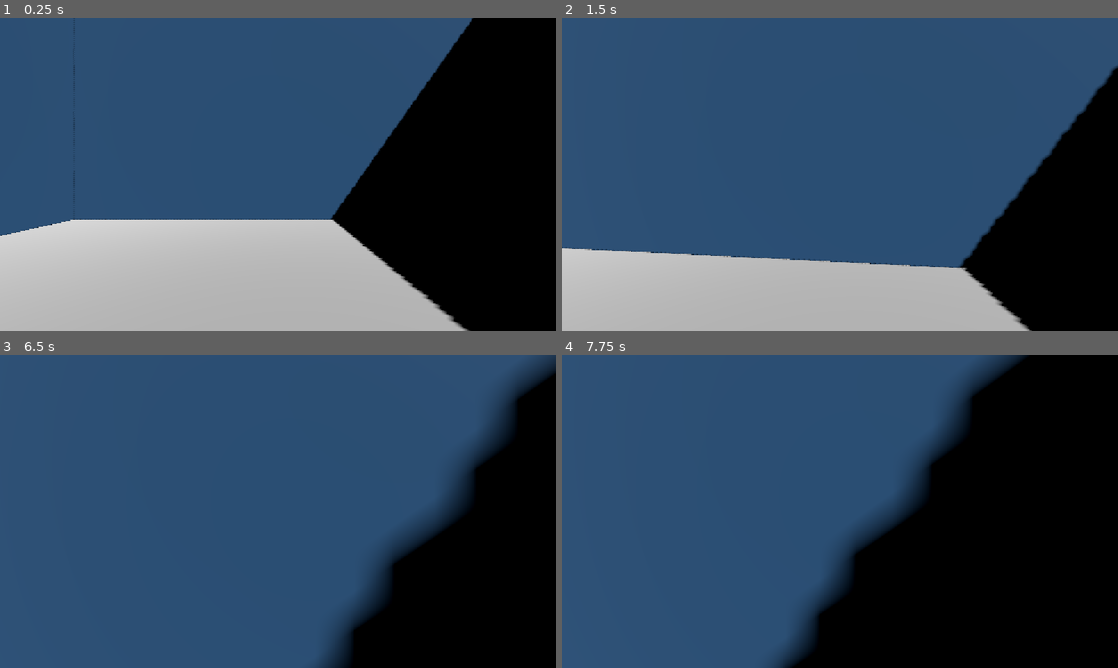
Above: before the commit, frames 1-4 (two rows, left to right).
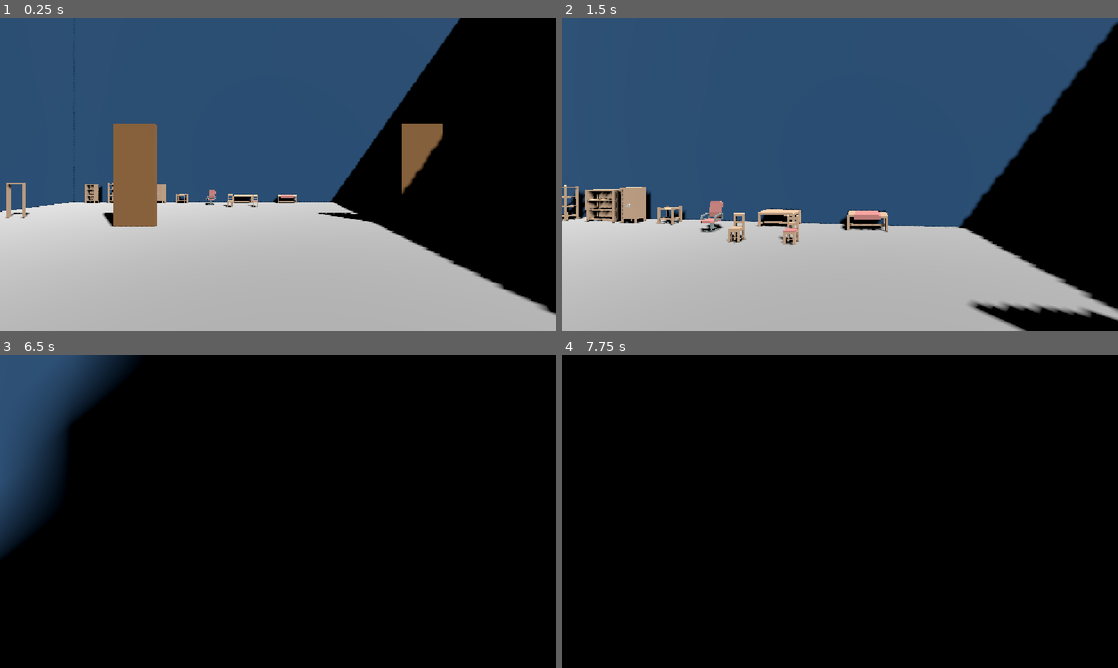
Above: after the commit, the same moments.

Repository: caiodevlab/escape-room-3D
Game: Godot game, scene res://scenes/test_room.tscn
Two runs of this game, one before a commit and one after it. Both use one fixed random seed, a clock stepped at 60 frames per second and the inputs below.
Inputs (mouse positions are in pixels of both pictures, inside the frame that each line leads up to):
- Up to frame 1 (0.25 s): no input
- Up to frame 2 (1.5 s): move the mouse to (867, 174) at 0.52 s; hold E (interact, bound only after the commit) 0.53-1.28 s; hold W (move_forward) from 0.53 s (still down); move the mouse to (812, 174) at 1.27 s; tap E (interact, bound only after the commit) at 1.35 s
- Up to frame 3 (6.5 s): move the mouse to (289, 505) at 2.02 s; hold E (interact, bound only after the commit) 2.03-2.78 s; tap Enter at 2.75, 4.25, 5.75 s; move the mouse to (272, 517) at 2.77 s; tap E (interact, bound only after the commit) at 2.85, 4.35, 5.85 s; tap Space at 3.5, 5 s; move the mouse to (316, 514) at 3.52 s; hold E (interact, bound only after the commit) 3.53-4.28 s; move the mouse to (233, 508) at 4.27 s; move the mouse to (283, 511) at 5.02 s; hold E (interact, bound only after the commit) 5.03-5.78 s; move the mouse to (255, 505) at 5.77 s; release W (move_forward) at 5.78 s; hold D (move_right) from 5.78 s (still down)
- Up to frame 4 (7.75 s): move the mouse to (867, 511) at 6.52 s; release D (move_right) at 6.53 s; hold E (interact, bound only after the commit) 6.53-7.28 s; hold W (move_forward) from 6.53 s (still down); tap Space at 7.25 s; move the mouse to (812, 511) at 7.27 s; tap E (interact, bound only after the commit) at 7.35 s

The runs differ from the first frame. In frame 1, 14% of the frame differs, in the area x 0-100%, y 0-100%; in frame 2, 19%; in frame 3, 77%; in frame 4, 61%.

Commit message:
Objetos e interações

Diff:
--- a/project.godot
+++ b/project.godot
@@ -163,6 +163,11 @@
 , Object(InputEventKey,"resource_local_to_scene":false,"resource_name":"","device":-1,"window_id":0,"alt_pressed":false …(186 unchanged characters)…
 ]
 }
+interact={
+"deadzone": 0.5,
+"events": [Object(InputEventKey,"resource_local_to_scene":false,"resource_name":"","device":-1,"window_id":0,"alt_pressed":false,"shift_pressed":false,"ctrl_pressed":false,"meta_pressed":false,"pressed":false,"keycode":0,"physical_keycode":69,"key_label":0,"unicode":69,"location":0,"echo":false,"script":null)
+]
+}
 
 [physics]
 
--- /dev/null
+++ b/scenes/door.tscn
@@ -0,0 +1,28 @@
+[gd_scene load_steps=5 format=3 uid="uid://b1d2o3o4r5s6t7"]
+
+[ext_resource type="Script" path="res://scripts/door.gd" id="1_door_script"]
+
+[sub_resource type="BoxMesh" id="BoxMesh_door_panel"]
+size = Vector3(1.0, 2.5, 0.1)
+
+[sub_resource type="BoxShape3D" id="BoxShape3D_door_collision"]
+size = Vector3(1.0, 2.5, 0.1)
+
+[sub_resource type="StandardMaterial3D" id="StandardMaterial3D_door_default"]
+albedo_color = Color(0.7, 0.5, 0.3, 1)
+
+[node name="Door" type="StaticBody3D"]
+script = ExtResource("1_door_script")
+collision_layer = 1
+collision_mask = 1
+
+[node name="DoorPivot" type="Node3D" parent="."]
+
+[node name="MeshInstance3D" type="MeshInstance3D" parent="DoorPivot"]
+transform = Transform3D(1, 0, 0, 0, 1, 0, 0, 0, 1, 0.5, 1.25, 0)
+mesh = SubResource("BoxMesh_door_panel")
+surface_material_override/0 = SubResource("StandardMaterial3D_door_default")
+
+[node name="CollisionShape3D" type="CollisionShape3D" parent="."]
+transform = Transform3D(1, 0, 0, 0, 1, 0, 0, 0, 1, 0.5, 1.25, 0)
+shape = SubResource("BoxShape3D_door_collision")
--- a/scenes/player.tscn
+++ b/scenes/player.tscn
@@ -1,14 +1,36 @@
-[gd_scene load_steps=3 format=3 uid="uid://d1c2k3l4m5n6o7"]
+[gd_scene load_steps=2 format=3 uid="uid://d1c2k3l4m5n6o7"]
 
 [ext_resource type="Script" path="res://scripts/player.gd" id="1_v1v1v"]
 
-[sub_resource type="CapsuleShape3D" id="CapsuleShape3D_o3b08"]
-
 [node name="Player" type="CharacterBody3D"]
 script = ExtResource("1_v1v1v")
+collision_layer = 1
+collision_mask = 1
 
-[node name="CollisionShape3D" type="CollisionShape3D" parent="./"]
-shape = SubResource("CapsuleShape3D_o3b08")
+[node name="CollisionShape3D" type="CollisionShape3D" parent="."]
 
-[node name="Camera3D" type="Camera3D" parent="./"]
-transform = Transform3D(1, 0, 0, 0, 1, 0, 0, 0, 1, 0, 0.6, 0)
+[node name="Camera3D" type="Camera3D" parent="."]
+current = true
+
+[node name="RayCast3D" type="RayCast3D" parent="Camera3D"]
+enabled = true
+target_position = Vector3(0, 0, -3)
+
+[node name="HUD" type="CanvasLayer" parent="."]
+
+[node name="InteractionMessage" type="Label" parent="HUD"]
+anchors_preset = 3
+anchor_left = 1.0
+anchor_top = 1.0
+anchor_right = 1.0
+anchor_bottom = 1.0
+offset_left = -280.0
+offset_top = -80.0
+offset_right = -20.0
+offset_bottom = -20.0
+grow_horizontal = 0
+grow_vertical = 0
+text = ""
+horizontal_alignment = 2
+vertical_alignment = 1
+theme_override_font_sizes/font_size = 22
--- a/scenes/test_room.tscn
+++ b/scenes/test_room.tscn
@@ -1,6 +1,22 @@
-[gd_scene format=3 uid="uid://dvjorwjfx81et"]
+[gd_scene load_steps=32 format=3 uid="uid://dvjorwjfx81et"]
 
 [ext_resource type="PackedScene" uid="uid://slumqsci0boy" path="res://scenes/player.tscn" id="1_player"]
+[ext_resource type="PackedScene" uid="uid://b1d2o3o4r5s6t7" path="res://scenes/door.tscn" id="2_door"]
+[ext_resource type="PackedScene" uid="uid://bkso6kt6gh2aq" path="res://assets/modelos/bench.glb" id="3_bench"]
+[ext_resource type="PackedScene" uid="uid://dofbldwlkd3fp" path="res://assets/modelos/bookcaseClosed.glb" id="4_bookcase"]
+[ext_resource type="PackedScene" uid="uid://cyiik2d7g6uj6" path="res://assets/modelos/bookcaseOpen.glb" id="5_bookcase_open"]
+[ext_resource type="PackedScene" uid="uid://cfydk3j66u0d8" path="res://assets/modelos/chair.glb" id="6_chair"]
+[ext_resource type="PackedScene" uid="uid://bk145mnlngx5e" path="res://assets/modelos/chairModernCushion.glb" id="7_chair_modern"]
+[ext_resource type="PackedScene" uid="uid://cvx4gk3ct4tsr" path="res://assets/modelos/table.glb" id="8_table"]
+[ext_resource type="PackedScene" uid="uid://cy7lecp8r6xvi" path="res://assets/modelos/tableCoffee.glb" id="9_table_coffee"]
+[ext_resource type="PackedScene" uid="uid://d4gnxok7ggdxd" path="res://assets/modelos/books.glb" id="10_books"]
+[ext_resource type="PackedScene" uid="uid://bevx0kuy8nmep" path="res://assets/modelos/chairCushion.glb" id="11_chair_cushion"]
+[ext_resource type="PackedScene" uid="uid://bllmv1dbhbn75" path="res://assets/modelos/chairDesk.glb" id="12_chair_desk"]
+[ext_resource type="PackedScene" uid="uid://da2dnp2ipiuj4" path="res://assets/modelos/bookcaseClosedWide.glb" id="13_bookcase_wide"]
+[ext_resource type="PackedScene" uid="uid://bnwt0d6k7c77o" path="res://assets/modelos/bookcaseClosedDoors.glb" id="14_bookcase_doors"]
+[ext_resource type="PackedScene" uid="uid://ysq84fv5cvfp" path="res://assets/modelos/bookcaseOpenLow.glb" id="15_bookcase_low"]
+[ext_resource type="PackedScene" uid="uid://cvq6c7dxixp0t" path="res://assets/modelos/tableCloth.glb" id="16_table_cloth"]
+[ext_resource type="PackedScene" uid="uid://c5euos8haobrc" path="res://assets/modelos/doorwayOpen.glb" id="17_doorway_open"]
 
 [sub_resource type="StandardMaterial3D" id="StandardMaterial3D_floor_material"]
 albedo_color = Color(0.8, 0.8, 0.8, 1)
@@ -9,7 +25,7 @@
 size = Vector2(20, 20)
 
 [sub_resource type="BoxShape3D" id="BoxShape3D_floor_collision"]
-size = Vector3(20, 1, 20)
+size = Vector3(20, 0.05, 20)
 
 [sub_resource type="StandardMaterial3D" id="StandardMaterial3D_wall_material"]
 albedo_color = Color(0.2, 0.4, 0.6, 1)
@@ -29,6 +45,7 @@
 mesh = SubResource("PlaneMesh_floor")
 
 [node name="CollisionShape3D" type="CollisionShape3D" parent="Floor" unique_id=754706664]
+transform = Transform3D(1, 0, 0, 0, 1, 0, 0, 0, 1, 0, 0.025, 0)
 shape = SubResource("BoxShape3D_floor_collision")
 
 [node name="Wall1" type="StaticBody3D" parent="." unique_id=546392765]
@@ -76,4 +93,63 @@
 shadow_enabled = true
 
 [node name="Player" parent="." unique_id=878692567 instance=ExtResource("1_player")]
-transform = Transform3D(1, 0, 0, 0, 1, 0, 0, 0, 1, 0, 1.5, 0)
+transform = Transform3D(1, 0, 0, 0, 1, 0, 0, 0, 1, 0, 0, 0)
+
+[node name="Door1" parent="." instance=ExtResource("2_door")]
+transform = Transform3D(1, 0, 0, 0, 1, 0, 0, 0, 1, 3, 0, -5)
+
+[node name="Door2" parent="." instance=ExtResource("2_door")]
+transform = Transform3D(-1, 0, -8.74228e-08, 0, 1, 0, 8.74228e-08, 0, -1, -3, 0, -5)
+
+[node name="bookcaseClosed" parent="." instance=ExtResource("4_bookcase")]
+transform = Transform3D(1, 0, 0, 0, 1, 0, 0, 0, 1, -8.5, 0, -9)
+
+[node name="bookcaseOpen" parent="." instance=ExtResource("5_bookcase_open")]
+transform = Transform3D(1, 0, 0, 0, 1, 0, 0, 0, 1, -7.5, 0, -9)
+
+[node name="bookcaseClosedWide" parent="." instance=ExtResource("13_bookcase_wide")]
+transform = Transform3D(1, 0, 0, 0, 1, 0, 0, 0, 1, -6.5, 0, -9)
+
+[node name="bookcaseClosedDoors" parent="." instance=ExtResource("14_bookcase_doors")]
+transform = Transform3D(1, 0, 0, 0, 1, 0, 0, 0, 1, -5.5, 0, -9)
+
+[node name="bookcaseOpenLow" parent="." instance=ExtResource("15_bookcase_low")]
+transform = Transform3D(1, 0, 0, 0, 1, 0, 0, 0, 1, -4.5, 0, -9)
+
+[node name="table" parent="." instance=ExtResource("8_table")]
+transform = Transform3D(1, 0, 0, 0, 1, 0, 0, 0, 1, -2, 0, -9)
+
+[node name="chair" parent="." instance=ExtResource("6_chair")]
+transform = Transform3D(1, 0, 0, 0, 1, 0, 0, 0, 1, -2, 0, -8)
+
+[node name="chairCushion" parent="." instance=ExtResource("11_chair_cushion")]
+transform = Transform3D(1, 0, 0, 0, 1, 0, 0, 0, 1, -1, 0, -8)
+
+[node name="chairDesk" parent="." instance=ExtResource("12_chair_desk")]
+transform = Transform3D(1, 0, 0, 0, 1, 0, 0, 0, 1, -3, 0, -8.5)
+
+[node name="tableCloth" parent="." instance=ExtResource("16_table_cloth")]
+transform = Transform3D(1, 0, 0, 0, 1, 0, 0, 0, 1, 0, 0, -9)
+
+[node name="sofa_area" type="Node3D" parent="."]
+
+[node name="tableCoffee" parent="sofa_area" instance=ExtResource("9_table_coffee")]
+transform = Transform3D(1, 0, 0, 0, 1, 0, 0, 0, 1, 0, 0, 5)
+
+[node name="chairModern1" parent="sofa_area" instance=ExtResource("7_chair_modern")]
+transform = Transform3D(1, 0, 0, 0, 1, 0, 0, 0, 1, -1.5, 0, 5)
+
+[node name="chairModern2" parent="sofa_area" instance=ExtResource("7_chair_modern")]
+transform = Transform3D(-4.37114e-08, 0, -1, 0, 1, 0, 1, 0, -4.37114e-08, 1.5, 0, 5)
+
+[node name="bench" parent="." instance=ExtResource("3_bench")]
+transform = Transform3D(1, 0, 0, 0, 1, 0, 0, 0, 1, 3, 0, 2)
+
+[node name="books1" parent="." instance=ExtResource("10_books")]
+transform = Transform3D(1, 0, 0, 0, 1, 0, 0, 0, 1, 0, 0, 0)
+
+[node name="doorwayOpen1" parent="." instance=ExtResource("17_doorway_open")]
+transform = Transform3D(1, 0, 0, 0, 1, 0, 0, 0, 1, -8, 0, -6)
+
+[node name="doorwayOpen2" parent="." instance=ExtResource("17_doorway_open")]
+transform = Transform3D(-4.37114e-08, 0, -1, 0, 1, 0, 1, 0, -4.37114e-08, 8, 0, -6)
--- /dev/null
+++ b/scripts/door.gd
@@ -0,0 +1,188 @@
+extends Node3D
+class_name Door
+const Interactable = preload("res://scripts/interactable.gd")
+
+signal interacted
+
+## Script de porta com estados: trancada, destrancada, aberta, fechada
+## Suporta sistema de chave e sistema de desafio
+
+enum DoorState { CLOSED, OPEN, LOCKED, UNLOCKED }
+enum InteractionType { NONE, KEY, CHALLENGE, BOTH }
+
+@export var state: DoorState = DoorState.CLOSED
+@export var interaction_type: InteractionType = InteractionType.NONE
+@export var required_key_id: String = ""
+@export var required_challenge_id: String = ""
+
+@export var open_angle_degrees: float = 90.0
+@export var open_speed: float = 2.0
+@export var closed_rotation: Vector3 = Vector3.ZERO
+@export var open_rotation: Vector3 = Vector3.ZERO
+
+@export var lock_color: Color = Color(0.8, 0.1, 0.1)
+@export var unlocked_color: Color = Color(0.1, 0.8, 0.2)
+
+var _target_rotation: Vector3
+var _is_animating: bool = false
+var pivot: Node3D
+var door_mesh: MeshInstance3D
+
+
+func _ready() -> void:
+	add_to_group("interactive")
+
+	if has_node("DoorPivot"):
+		pivot = $DoorPivot
+	else:
+		pivot = self
+
+	if pivot.has_node("MeshInstance3D"):
+		door_mesh = pivot.get_node("MeshInstance3D")
+
+	if pivot != self:
+		closed_rotation = pivot.rotation_degrees
+
+	open_rotation = closed_rotation + Vector3(0, open_angle_degrees, 0)
+
+	if state == DoorState.OPEN:
+		pivot.rotation_degrees = open_rotation
+	elif state == DoorState.CLOSED or state == DoorState.LOCKED or state == DoorState.UNLOCKED:
+		pivot.rotation_degrees = closed_rotation
+
+	_update_visual_state()
+
+
+func _update_visual_state() -> void:
+	## Atualiza a aparência visual conforme o estado
+	if not door_mesh:
+		return
+
+	var mat = StandardMaterial3D.new()
+
+	match state:
+		DoorState.LOCKED:
+			mat.albedo_color = lock_color
+			mat.emission_enabled = true
+			mat.emission = lock_color * 0.3
+		DoorState.UNLOCKED:
+			mat.albedo_color = unlocked_color
+			mat.emission_enabled = true
+			mat.emission = unlocked_color * 0.3
+		DoorState.OPEN:
+			mat.albedo_color = Color(0.5, 0.5, 0.5)
+		_:
+			mat.albedo_color = Color(0.7, 0.5, 0.3)
+
+	door_mesh.set_surface_override_material(0, mat)
+
+
+func _process(delta: float) -> void:
+	## Anima a abertura/fechamento da porta
+	if _is_animating:
+		pivot.rotation_degrees = pivot.rotation_degrees.lerp(_target_rotation, open_speed * delta)
+
+		if pivot.rotation_degrees.distance_to(_target_rotation) < 0.5:
+			pivot.rotation_degrees = _target_rotation
+			_is_animating = false
+
+			if state == DoorState.OPEN:
+				_update_visual_state()
+
+
+func interact(player: Node3D) -> void:
+	## Chamado quando jogador interage com a porta
+	match state:
+		DoorState.LOCKED:
+			_try_unlock(player)
+		DoorState.UNLOCKED, DoorState.CLOSED:
+			_open()
+		DoorState.OPEN:
+			_close()
+
+	interacted.emit()
+	print("Door: %s interacted" % name)
+
+
+func _try_unlock(player: Node3D) -> void:
+	## Tenta destrancar a porta com chave ou desafio
+	var can_unlock = false
+
+	if interaction_type == InteractionType.KEY or interaction_type == InteractionType.BOTH:
+		can_unlock = _has_required_key(player)
+
+	if interaction_type == InteractionType.CHALLENGE or interaction_type == InteractionType.BOTH:
+		can_unlock = can_unlock or _has_completed_challenge(player)
+
+	if can_unlock:
+		state = DoorState.UNLOCKED
+		_update_visual_state()
+		_open()
+		print("Door: %s destrancada e aberta" % name)
+	else:
+		print("Door: %s trancada. Necessário: %s" % [name, _get_required_text()])
+		_play_locked_feedback()
+
+
+func _has_required_key(player: Node3D) -> bool:
+	## Verifica se o jogador possui a chave necessária
+	if not required_key_id.is_empty():
+		if player.has_method("has_item"):
+			return player.has_item(required_key_id)
+		if "inventory" in player:
+			return required_key_id in player.inventory
+	return false
+
+
+func _has_completed_challenge(player: Node3D) -> bool:
+	## Verifica se o desafio necessário foi completado
+	if not required_challenge_id.is_empty():
+		if player.has_method("is_challenge_complete"):
+			return player.is_challenge_complete(required_challenge_id)
+		if "completed_challenges" in player:
+			return required_challenge_id in player.completed_challenges
+	return false
+
+
+func _get_required_text() -> String:
+	## Retorna texto descritivo do que é necessário
+	var reqs = []
+	if interaction_type == InteractionType.KEY or interaction_type == InteractionType.BOTH:
+		if not required_key_id.is_empty():
+			reqs.append("Chave: %s" % required_key_id)
+	if interaction_type == InteractionType.CHALLENGE or interaction_type == InteractionType.BOTH:
+		if not required_challenge_id.is_empty():
+			reqs.append("Desafio: %s" % required_challenge_id)
+	return ", ".join(reqs) if reqs else "Nada"
+
+
+func _open() -> void:
+	## Abre a porta
+	state = DoorState.OPEN
+	_target_rotation = open_rotation
+	_is_animating = true
+
+
+func _close() -> void:
+	## Fecha a porta
+	state = DoorState.CLOSED
+	_target_rotation = closed_rotation
+	_is_animating = true
+	_update_visual_state()
+
+
+func _play_locked_feedback() -> void:
+	## Feedback visual/som ao tentar abrir porta trancada
+	pass
+
+
+func unlock() -> void:
+	## Força destrancar a porta (útil para puzzles)
+	state = DoorState.UNLOCKED
+	_update_visual_state()
+
+
+func lock() -> void:
+	## Força trancar a porta
+	state = DoorState.LOCKED
+	_update_visual_state()
--- /dev/null
+++ b/scripts/interactable.gd
@@ -0,0 +1,81 @@
+extends Node3D
+class_name Interactable
+
+## Classe base para objetos interativos no Escape Room
+## Herdar desta classe para criar novos tipos de interação
+
+signal interacted
+
+@export var action_name: String = "Interact"
+@export var interaction_distance: float = 3.0
+@export var highlight_on_hover: bool = true
+
+var _is_highlighted: bool = false
+var _original_material: Material
+
+@onready var mesh: MeshInstance3D = get_node_or_null("MeshInstance3D")
+
+
+func _ready() -> void:
+	add_to_group("interactive")
+
+	if mesh and highlight_on_hover:
+		if mesh.get_surface_override_material(0):
+			_original_material = mesh.get_surface_override_material(0)
+		elif mesh.get_material():
+			_original_material = mesh.get_material()
+
+
+func _get_configuration_warnings() -> PackedStringArray:
+	var warnings: PackedStringArray = []
+	if not mesh:
+		warnings.append("MeshInstance3D não encontrado para highlight visual")
+	return warnings
+
+
+func can_interact(player: Node3D) -> bool:
+	## Verifica se o jogador está dentro da distância de interação
+	var player_pos = player.global_position
+	var my_pos = global_position
+	return player_pos.distance_to(my_pos) <= interaction_distance
+
+
+func interact(player: Node3D) -> void:
+	## Método chamado quando o jogador interage com o objeto
+	## Subclasses devem sobrescrever este método
+	interacted.emit()
+	print("Interactable: %s interacted" % name)
+
+
+func set_highlight(enabled: bool) -> void:
+	## Destaca o objeto quando o jogador olha para ele
+	if not highlight_on_hover or not mesh:
+		return
+
+	if enabled and not _is_highlighted:
+		_is_highlighted = true
+		_apply_highlight()
+	elif not enabled and _is_highlighted:
+		_is_highlighted = false
+		_remove_highlight()
+
+
+func _apply_highlight() -> void:
+	## Aplica efeito visual de destaque (outline amarelo/brilho)
+	if mesh:
+		var highlight_mat = StandardMaterial3D.new()
+		highlight_mat.albedo_color = Color(1.0, 0.9, 0.3, 1.0)
+		highlight_mat.emission_enabled = true
+		highlight_mat.emission = Color(1.0, 0.8, 0.2)
+		highlight_mat.emission_energy_multiplier = 0.5
+		highlight_mat.transparency = BaseMaterial3D.TRANSPARENCY_ALPHA
+		highlight_mat.albedo_color.a = 0.8
+		mesh.set_surface_override_material(0, highlight_mat)
+
+
+func _remove_highlight() -> void:
+	## Remove o efeito de destaque
+	if mesh and _original_material:
+		mesh.set_surface_override_material(0, _original_material)
+	elif mesh:
+		mesh.set_surface_override_material(0, null)
--- a/scripts/player.gd
+++ b/scripts/player.gd
@@ -1,23 +1,55 @@
 extends CharacterBody3D
 
-@export var speed = 5.0
-@export var mouse_sensitivity = 0.002
-@export var gravity = 9.8
+@export var speed: float = 5.0
+@export var mouse_sensitivity: float = 0.002
+@export var gravity: float = 9.8
+@export var interaction_distance: float = 3.0
 
-var camera_pitch = 0.0
+var camera_pitch: float = 0.0
+var inventory: Array[String] = []
+var completed_challenges: Array[String] = []
+var current_focused: Node = null
 
-@onready var camera = $Camera3D
+@onready var camera: Camera3D = $Camera3D
+@onready var raycast: RayCast3D = $Camera3D/RayCast3D
+@onready var interaction_prompt: Label = $HUD/InteractionMessage
+@onready var collision_shape: CollisionShape3D = $CollisionShape3D
 
-func _ready():
+
+func _ready() -> void:
 	Input.set_mouse_mode(Input.MOUSE_MODE_CAPTURED)
 
-func _input(event):
+	# Cria a collision shape com dimensões corretas
+	if collision_shape:
+		var capsule = CapsuleShape3D.new()
+		capsule.radius = 0.35
+		capsule.height = 0.4  # total height = 0.4 + 2*0.35 = 1.1
+		collision_shape.shape = capsule
+		collision_shape.position.y = 0.65  # centro do capsule mais baixo
+
+	# Posiciona a câmera no nível dos olhos
+	if camera:
+		camera.position.y = 1.6
+
+	# Configura RayCast3D se não estiver
+	if not raycast:
+		raycast = RayCast3D.new()
+		raycast.name = "RayCast3D"
+		camera.add_child(raycast)
+		raycast.enabled = true
+		raycast.target_position = Vector3(0, 0, -interaction_distance)
+		raycast.collision_mask = 1
+		raycast.collide_with_areas = false
+		raycast.collide_with_bodies = true
+
+	if interaction_prompt:
+		interaction_prompt.text = ""
+
+
+func _input(event: InputEvent) -> void:
 	if event is InputEventMouseMotion:
 		if Input.get_mouse_mode() == Input.MOUSE_MODE_CAPTURED:
-			# Rotação horizontal do corpo do jogador
 			rotate_y(-event.relative.x * mouse_sensitivity)
-
-			# Rotação vertical da câmera
 			camera_pitch += -event.relative.y * mouse_sensitivity
 			camera_pitch = clamp(camera_pitch, deg_to_rad(-90), deg_to_rad(90))
 			camera.rotation.x = camera_pitch
@@ -28,10 +60,13 @@
 		else:
 			Input.set_mouse_mode(Input.MOUSE_MODE_CAPTURED)
 
-func _physics_process(delta):
-	var input_dir = Vector3.ZERO
+	if event.is_action_pressed("interact"):
+		_try_interact()
 
-	# Movimento WASD e setas
+
+func _physics_process(delta: float) -> void:
+	var input_dir := Vector3.ZERO
+
 	if Input.is_action_pressed("move_forward"):
 		input_dir -= transform.basis.z
 	if Input.is_action_pressed("move_backward"):
@@ -41,13 +76,97 @@
 	if Input.is_action_pressed("move_right"):
 		input_dir += transform.basis.x
 
-	# Aplicar gravidade
 	if not is_on_floor():
 		velocity.y -= gravity * delta
 
-	# Mover o jogador
 	var direction = input_dir.normalized()
 	velocity.x = direction.x * speed
 	velocity.z = direction.z * speed
 
 	move_and_slide()
+	_update_focus()
+
+
+func _update_focus() -> void:
+	if not raycast:
+		return
+
+	raycast.force_raycast_update()
+
+	var new_focused: Node = null
+
+	if raycast.is_colliding():
+		var collider = raycast.get_collider()
+		new_focused = _find_interactable(collider)
+
+	if new_focused != current_focused:
+		if current_focused and current_focused.has_method("set_highlight"):
+			current_focused.set_highlight(false)
+
+		current_focused = new_focused
+
+		if current_focused:
+			if current_focused.has_method("set_highlight"):
+				current_focused.set_highlight(true)
+			_update_prompt("[E] %s" % current_focused.action_name)
+		else:
+			_update_prompt("")
+
+
+func _find_interactable(node: Node) -> Node:
+	if node == null:
+		return null
+
+	if node.is_in_group("interactive"):
+		return node
+
+	var parent = node.get_parent()
+	while parent:
+		if parent.is_in_group("interactive"):
+			return parent
+		parent = parent.get_parent()
+
+	return null
+
+
+func _try_interact() -> void:
+	if current_focused and current_focused.has_method("can_interact") and current_focused.has_method("interact"):
+		if current_focused.can_interact(self):
+			current_focused.interact(self)
+
+
+func _update_prompt(text: String) -> void:
+	if interaction_prompt:
+		interaction_prompt.text = text
+
+
+# === Inventário (para usar com portas trancadas) ===
+
+func add_item(item_id: String) -> void:
+	if not inventory.has(item_id):
+		inventory.append(item_id)
+		print("Player: item '%s' adicionado ao inventário" % item_id)
+
+
+func has_item(item_id: String) -> bool:
+	return inventory.has(item_id)
+
+
+func remove_item(item_id: String) -> bool:
+	var idx = inventory.find(item_id)
+	if idx >= 0:
+		inventory.remove_at(idx)
+		return true
+	return false
+
+
+# === Desafios (para usar com portas que requerem puzzle) ===
+
+func complete_challenge(challenge_id: String) -> void:
+	if not completed_challenges.has(challenge_id):
+		completed_challenges.append(challenge_id)
+		print("Player: desafio '%s' completado" % challenge_id)
+
+
+func is_challenge_complete(challenge_id: String) -> bool:
+	return completed_challenges.has(challenge_id)
Binary file added: assets/modelos/bench.glb
Not shown, added: assets/modelos/bench.glb.import
Binary file added: assets/modelos/benchCushion.glb
Not shown, added: assets/modelos/benchCushion.glb.import
Binary file added: assets/modelos/benchCushionLow.glb
Not shown, added: assets/modelos/benchCushionLow.glb.import
Binary file added: assets/modelos/bookcaseClosed.glb
Not shown, added: assets/modelos/bookcaseClosed.glb.import
Binary file added: assets/modelos/bookcaseClosedDoors.glb
Not shown, added: assets/modelos/bookcaseClosedDoors.glb.import
Binary file added: assets/modelos/bookcaseClosedWide.glb
Not shown, added: assets/modelos/bookcaseClosedWide.glb.import
(and 35 more such lines)
